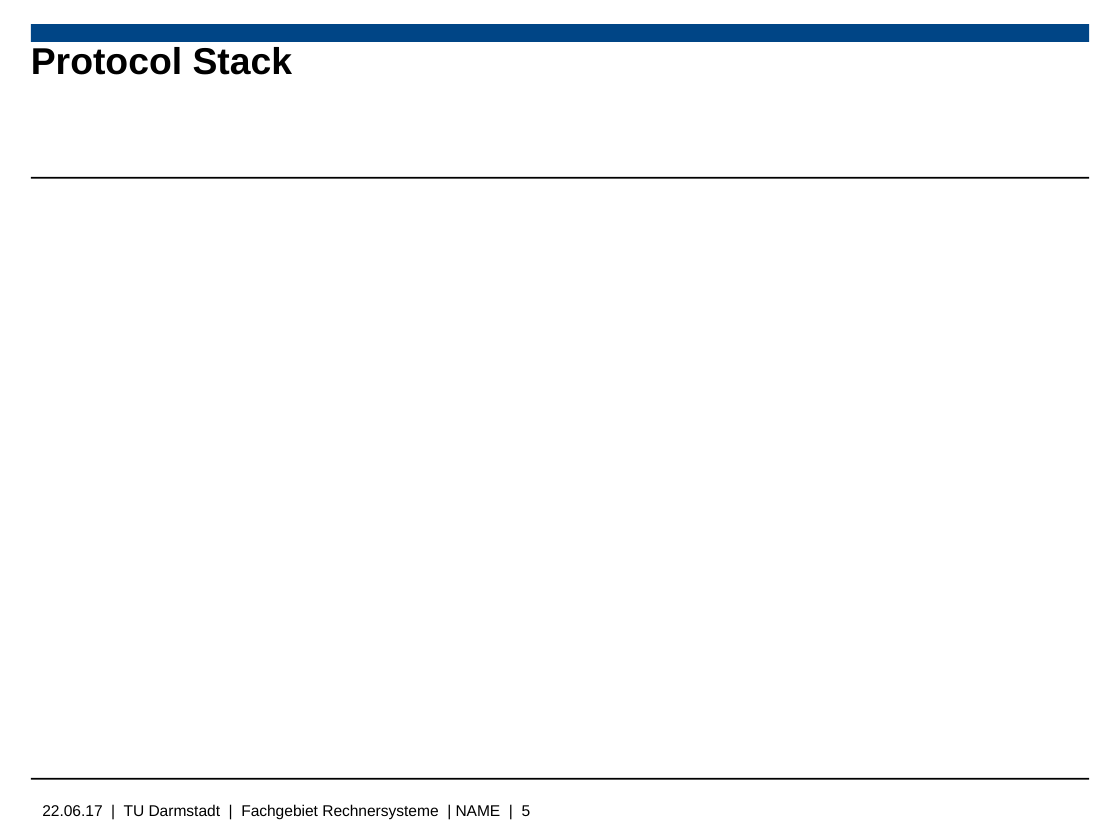
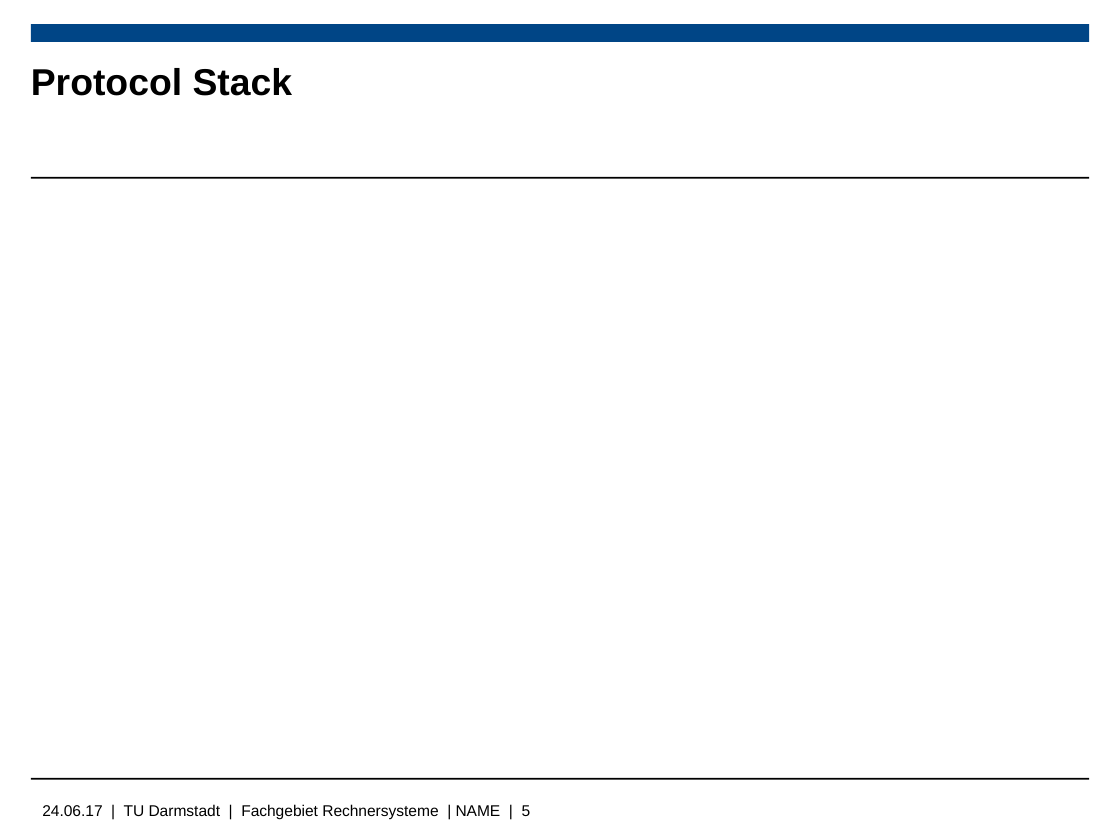
Before and after one commit to Wiero/Bachelorarbeit, a slide deck: slide 5 of Bachelorpräsenation.odp. Drawn at 1120x840 pixels with LibreOffice and Linux fonts; fonts in the diff are those of the drawing; background and template pictures are left out. Boxes give left, top, right and bottom in pixels: in the first picture for what was removed or moved away, otherwise in the second. Text is boxed around its words. In the diff, an @@ line names an element or a change of style, - is before the commit and + after.

```diff
--- a/Bachelorpräsenation.odp
+++ b/Bachelorpräsenation.odp
@@ title "Protocol Stack": place and size @@
-title "Protocol Stack" at bbox=[31, 47, 293, 75]
+title "Protocol Stack" at bbox=[31, 68, 293, 96]
@@ text at bbox=[42, 804, 531, 819]: text changed @@
-22.06.17 | TU Darmstadt | Fachgebiet Rechnersysteme | NAME | 5
+24.06.17 | TU Darmstadt | Fachgebiet Rechnersysteme | NAME | 5
```
Also in this commit, not shown: 5 other slides changed, 3 slides added, 1 slide removed.
